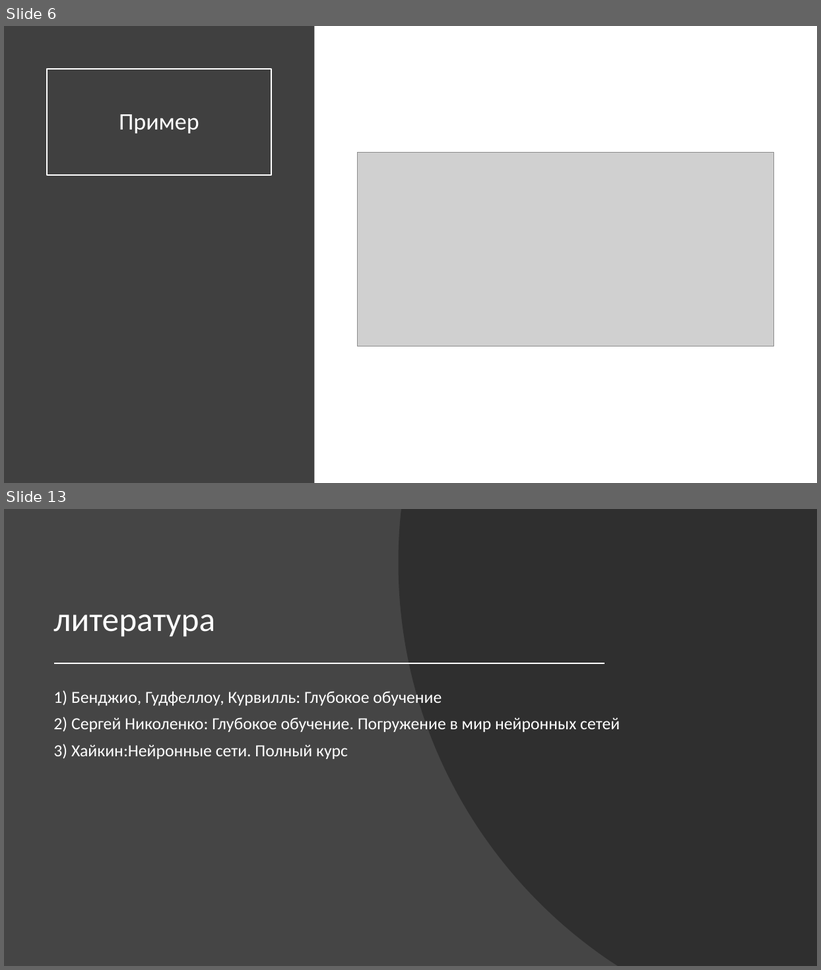
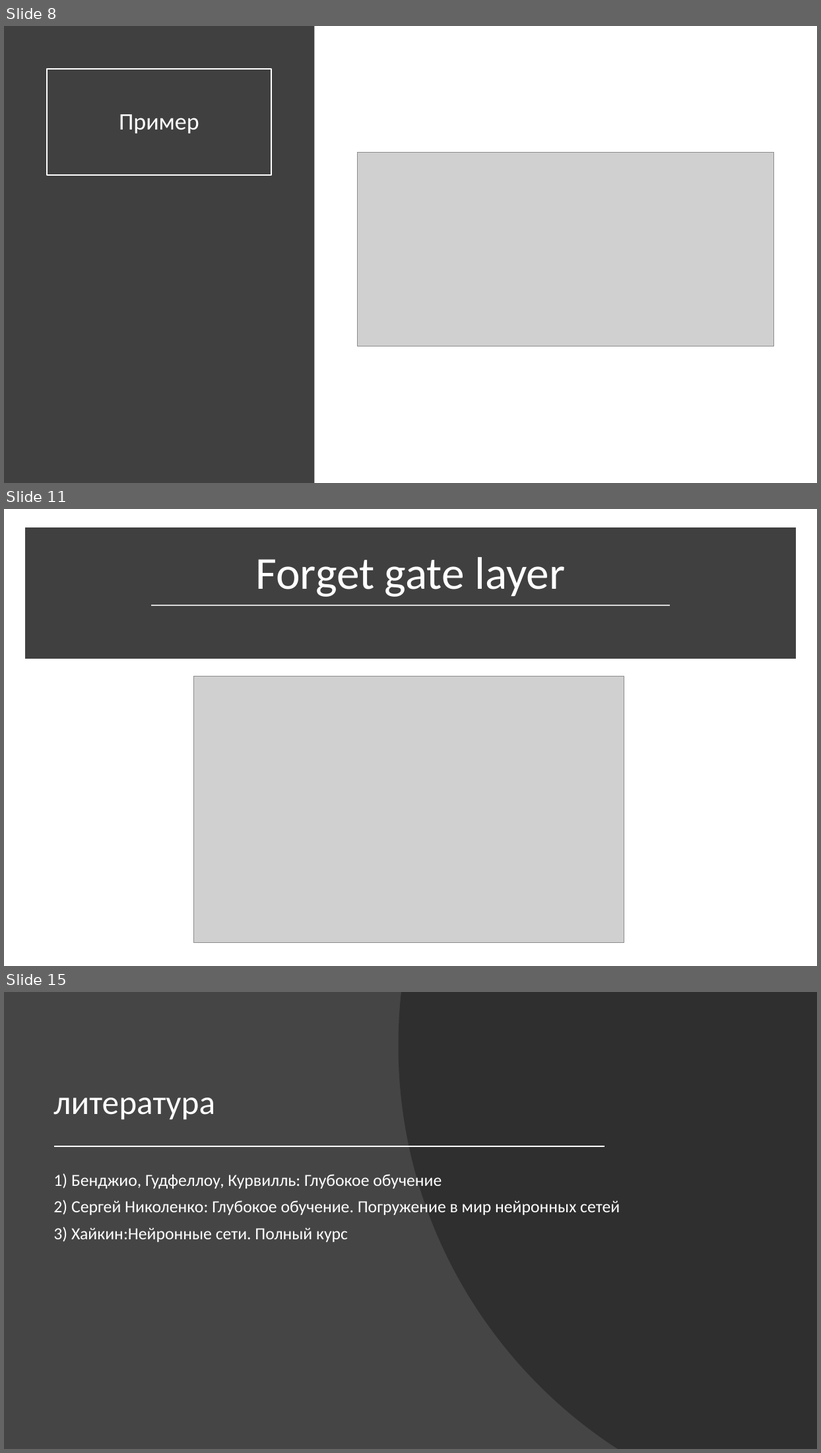
Before and after one commit to nikitapolozok/math_and_computer_science_materials, a slide deck: Рекуррентные нейронные сети.pptx. Shown one above the other, each under a label of ours: slides 6 and 13 before the commit, slides 8, 11 and 15 after it; the slides between them are not shown. The pictures are 821x970 and 821x1453 pixels, drawn with LibreOffice and Linux fonts; fonts in the diff are those of the drawing; grey boxes stand for pictures. Boxes give left, top, right and bottom in pixels: in the first picture for what was removed or moved away, otherwise in the second. Text is boxed around its words. In the diff, an @@ line names an element or a change of style, - is before the commit and + after.

```diff
--- a/Рекуррентные нейронные сети.pptx
+++ b/Рекуррентные нейронные сети.pptx
@@ slide 11 added at box(4, 509, 817, 966), background #FFFFFF @@
@@ rectangle added at box(29, 532, 792, 656), fill #404040, outline #404040 10 pt @@
@@ title added at box(255, 557, 565, 597), 54 pt, text #FFFFFF @@
+Forget gate layer
@@ line added from (152, 605) to (670, 605), #D9D9D9 1.75 pt @@
@@ picture added at box(193, 676, 624, 943) @@
@@ what was slide 6 is now slide 8 @@
@@ what was slide 13 is now slide 15 @@
```
Also in this commit, not shown: 3 slides changed, 7 other slides added, 6 slides removed.
